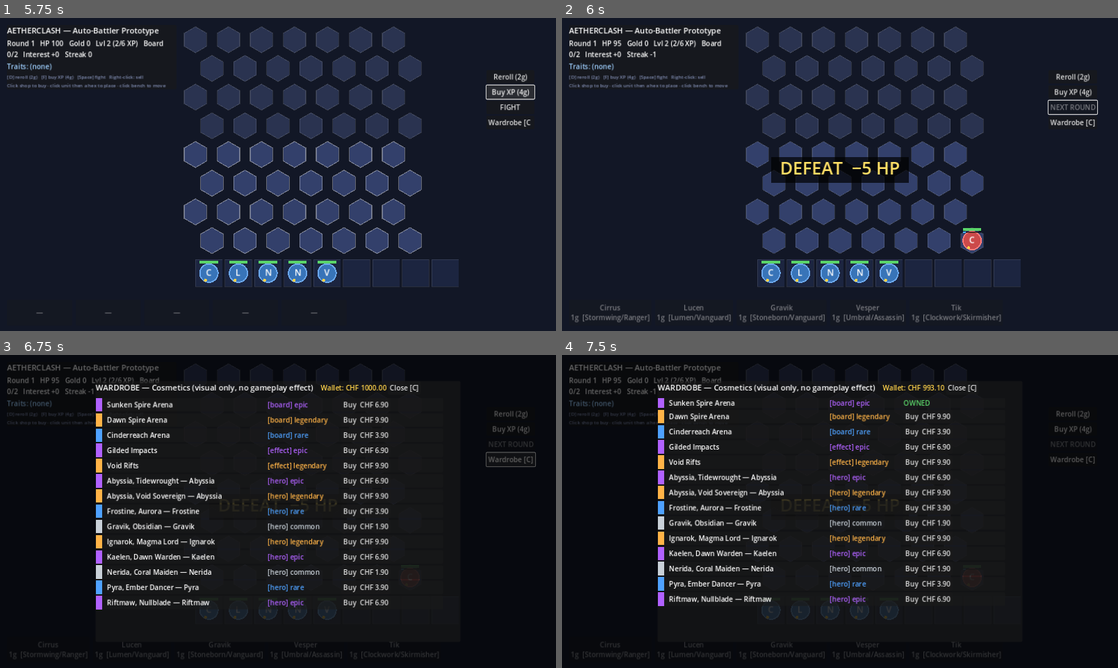
Above: before the commit, frames 1-4 (two rows, left to right).
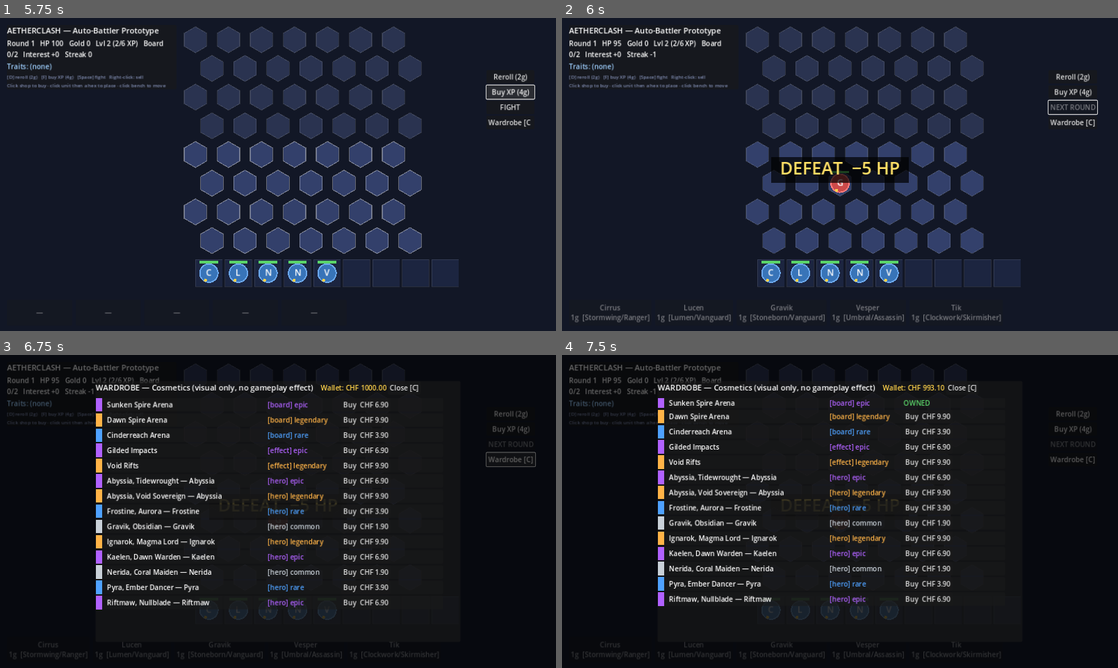
Above: after the commit, the same moments.

Repository: jeremygubler/testing
Game: Godot game, scene res://src/presentation/Main.tscn
Same seed, same stepped clock (60 frames per second), same inputs: the game is played once before the commit and once after it.
Inputs:
- Up to frame 1 (5.75 s): click "Cinderos 1g [Emberkin/Bladema…" at 0.5 s; click "Lucen 1g [Lumen/Vanguard]" at 1.25 s; click "Nerida 1g [Tidecaller/Warden]" at 2 s; click "Nerida 1g [Tidecaller/Warden]" at 2.75 s; click "Vesper 1g [Umbral/Assassin]" at 3.5 s; click "Reroll (2g)" at 4.25 s; click "Buy XP (4g)" at 5 s
- Up to frame 2 (6 s): click "FIGHT" at 5.75 s
- Up to frame 3 (6.75 s): click "Wardrobe [C]" at 6.5 s
- Up to frame 4 (7.5 s): click "Buy CHF 6.90" at 7.25 s

Frame 1 is identical in both runs. In frame 2, 0.4% of the frame differs, in the area x 48-76%, y 48-75%; in frame 3, less than 0.1%; in frame 4, less than 0.1%.

Commit message:
Back DeterministicRng with Godot's RandomNumberGenerator (PCG32)
CI test rng_deterministic failed: seeds 42 and 43 produced the same first
value. Root cause: the hand-rolled xorshift128+/splitmix64 relied on clean
two's-complement 64-bit overflow and logical shifts, but GDScript only has
signed 64-bit ints with implementation-defined overflow/arith-shift behaviour,
so the seed expansion collapsed for nearby seeds.

Replace the hand-rolled bit math with Godot's built-in RandomNumberGenerator
(PCG32): deterministic and reproducible per seed, identical across platforms
for a given engine version. Public API is unchanged, so no other code changes.
Comment notes how to vendor a version-stable PRNG later for ranked replays.

Co-Authored-By: Claude Opus 4.8 <noreply@anthropic.com>
Claude-Session: https://claude.ai/code/session_01FR5ooowFZsBNDc1N3Bao3V

Diff:
--- a/autobattler/src/sim/rng/DeterministicRng.gd
+++ b/autobattler/src/sim/rng/DeterministicRng.gd
@@ -3,71 +3,62 @@
 
 ## Deterministic, seedable random number generator.
 ##
-## Uses a hand-rolled xorshift128+ so results are IDENTICAL across platforms and
-## Godot versions (Godot's built-in RandomNumberGenerator is seedable but we want
-## a self-contained, audited stream that never changes underneath us). This is the
-## ONLY source of randomness allowed inside src/sim/. Never call randi()/randf()
-## or Time-based seeds in the simulation — that would break determinism, replays,
-## and future server-side ranked validation.
+## Backed by Godot's built-in RandomNumberGenerator (PCG32), which is fully
+## deterministic for a given seed and identical across platforms for a given Godot
+## version. This is the ONLY source of randomness allowed inside src/sim/ — never
+## call the global randi()/randf() or time-based seeds there, or determinism (and
+## reproducible balance tests / replays) breaks.
+##
+## We deliberately do NOT hand-roll a 64-bit bit-twiddling PRNG here: GDScript only
+## has signed 64-bit ints with implementation-defined overflow behaviour, which
+## makes hand-rolled xorshift/splitmix math unreliable. PCG32 via
+## RandomNumberGenerator is battle-tested and reproducible.
+##
+## NOTE for a future networked/ranked mode: if you need a stream that is guaranteed
+## stable across Godot *versions* (not just platforms), pin a vendored PRNG here.
+## The rest of the game only depends on this class's API, so that swap is local.
 
-var _s0: int = 0
-var _s1: int = 0
-
-const _MASK64: int = -1  # GDScript ints are 64-bit; -1 == all bits set for &-masking.
+var _rng := RandomNumberGenerator.new()
 
 
 func _init(seed_value: int = 0) -> void:
 	seed(seed_value)
 
 
-## Reseed the stream. Same seed -> same sequence, forever.
+## Reseed the stream. Same seed -> same sequence, deterministically.
 func seed(seed_value: int) -> void:
-	# splitmix64 to expand a single seed into two non-zero state words.
-	var z: int = seed_value + -7046029254386353131  # 0x9E3779B97F4A7C15
-	z = (z ^ (z >> 30)) * -4658895280553007687      # 0xBF58476D1CE4E5B9
-	z = (z ^ (z >> 27)) * -7723592293110705685      # 0x94D049BB133111EB
-	_s0 = z ^ (z >> 31)
-	z = _s0 + -7046029254386353131
-	z = (z ^ (z >> 30)) * -4658895280553007687
-	z = (z ^ (z >> 27)) * -7723592293110705685
-	_s1 = z ^ (z >> 31)
-	if _s0 == 0 and _s1 == 0:
-		_s0 = -1  # never allow all-zero state
+	_rng.seed = seed_value
+	# Reset the PCG state so the sequence restarts from the seed.
+	_rng.state = _rng.seed
 
 
-## Raw 64-bit step (xorshift128+).
+## Raw non-negative 32-bit integer (0 .. 2^32-1).
 func next_raw() -> int:
-	var x: int = _s0
-	var y: int = _s1
-	_s0 = y
-	x ^= x << 23
-	x ^= x >> 17
-	x ^= y ^ (y >> 26)
-	_s1 = x
-	return (x + y)
+	return _rng.randi()
 
 
-## Non-negative 63-bit integer.
+## Non-negative integer (alias kept for API compatibility).
 func next_u63() -> int:
-	return next_raw() & 0x7FFFFFFFFFFFFFFF
+	return _rng.randi()
 
 
 ## Integer in [0, n). n must be > 0.
 func randi_below(n: int) -> int:
 	assert(n > 0, "randi_below requires n > 0")
-	return next_u63() % n
+	return _rng.randi_range(0, n - 1)
 
 
 ## Integer in [a, b] inclusive.
 func randi_range(a: int, b: int) -> int:
 	assert(b >= a)
-	return a + randi_below(b - a + 1)
+	return _rng.randi_range(a, b)
 
 
 ## Float in [0, 1).
 func randf() -> float:
-	# 53 bits of mantissa precision.
-	return float(next_raw() & 0x1FFFFFFFFFFFFF) / float(0x20000000000000)
+	# randf() returns [0, 1]; clamp the (vanishingly rare) 1.0 to keep [0, 1).
+	var v := _rng.randf()
+	return v if v < 1.0 else 0.0
 
 
 ## Float in [a, b).
@@ -97,7 +88,7 @@
 	return weights.size() - 1
 
 
-## In-place Fisher-Yates shuffle of an Array using this stream.
+## In-place Fisher-Yates shuffle of an Array using this stream (deterministic).
 func shuffle(arr: Array) -> void:
 	for i in range(arr.size() - 1, 0, -1):
 		var j: int = randi_below(i + 1)
@@ -108,9 +99,9 @@
 
 ## Snapshot the internal state (for save/replay).
 func get_state() -> Array[int]:
-	return [_s0, _s1]
+	return [_rng.seed, _rng.state]
 
 
 func set_state(state: Array) -> void:
-	_s0 = state[0]
-	_s1 = state[1]
+	_rng.seed = state[0]
+	_rng.state = state[1]
